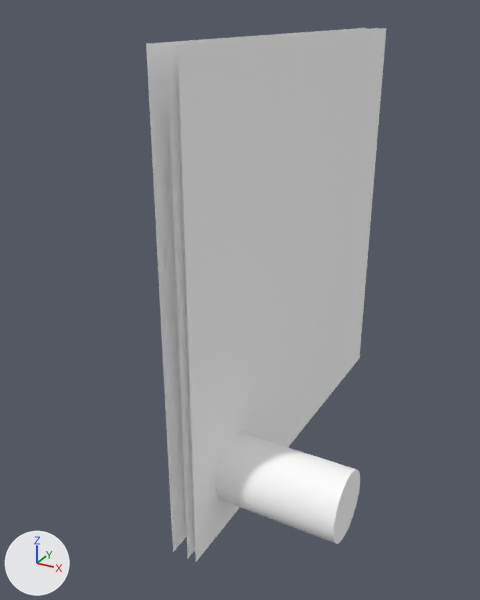
An edit to the Blender file dev/blender/instruments/vor2.blend, drawn before and after from the same camera.
Rendered twice from a camera (50 mm lens) standing at (-0.3224, -0.152, 0.041) and looking at (-0.3777, -0.0514, -0.0093). The axes (+X, +Y, +Z) are drawn at lower left. The lights are the same throughout.

Names of what the first picture shows: 'Face', 'Front', 'Ring', 'disk'.
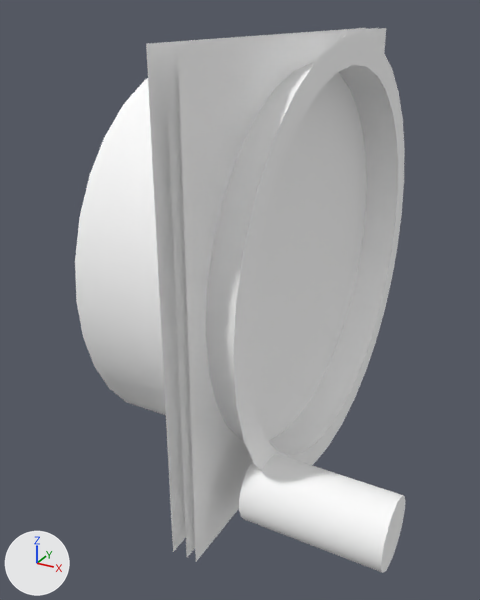
The newer file is also turned or shifted as a whole; pictures and numbers use the older file's frame.

Changed parts and their boxes [x1, y1, x2, y2] in the pictures (480 x 600 px):
'Case', added
    after: [75, 34, 405, 471]
'disk', moved
    before: [216, 433, 360, 544]
    after: [239, 454, 405, 573]

The change, as a list of edits to the scene's bpy script:
```text
Add mat_material:
    mat_material = diffuse_material('Material')
    mat_material.base_color = (1.0, 1.0, 1.0)  # white #ffffff
Add me_circle_009:
    me_circle_009.from_pydata(...)  # 128 vertices, 64 faces; spans x -0.032..0.0, y -0.1299..-0.0499, z -0.0403..0.0397
    me_circle_009.polygons.foreach_set('use_smooth', [True] * 64)
    me_circle_009.materials.append(mat_material)  # its picture is missing
Change ob_disk:
    ob_disk.location: (-0.3601, -0.0695, -0.0322) -> (-0.352, -0.0706, -0.0334)
Add ob_case:
    ob_case = bpy.data.objects.new('Case', me_circle_009)
    ob_case.location = (-0.3617, 0.0477, -0.0026)
    ob_case.show_transparent = True
```
